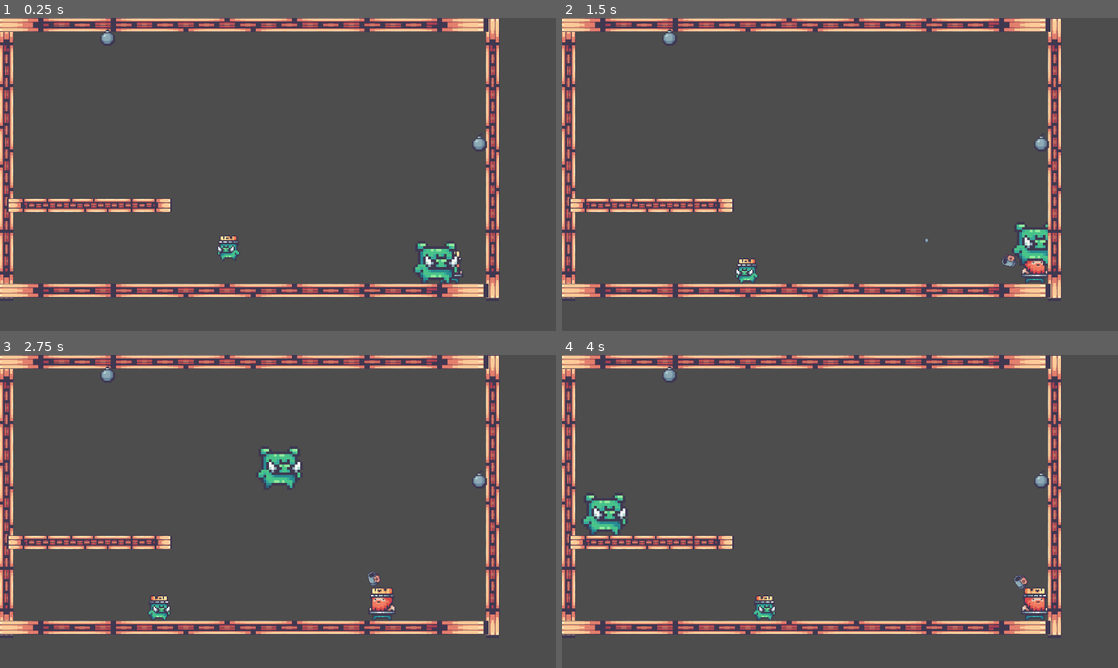
Above: before the commit, frames 1-4 (two rows, left to right).
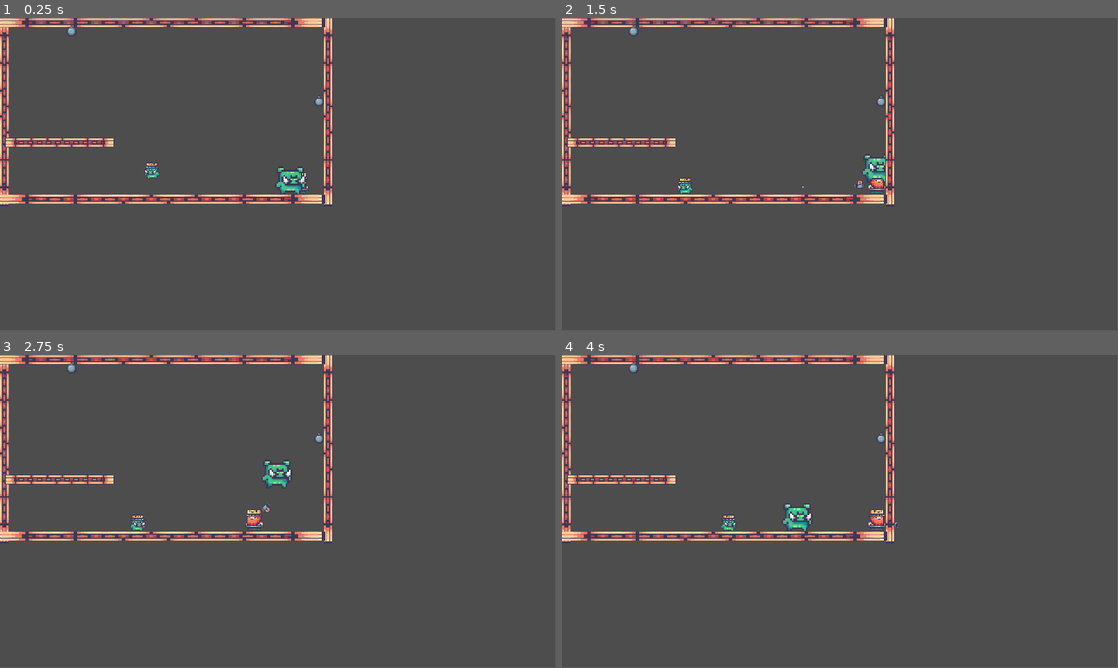
Above: after the commit, the same moments.

Repository: Assayyad0/Ball-of-Fat
Game: Godot game, scene res://scenes/levels/level_manager.tscn
The game is run twice, just before and just after one commit, with the same random seed, the same clock (stepped at 60 frames per second) and the same inputs.
Inputs (mouse positions are in pixels of both pictures, inside the frame that each line leads up to):
- Up to frame 1 (0.25 s): no input
- Up to frame 2 (1.5 s): move the mouse to (962, 158) at 0.52 s; hold D (right) from 0.53 s (still down); tap Space (grab) at 0.6 s; move the mouse to (728, 190) at 1.27 s; click (728, 190) at 1.35 s
- Up to frame 3 (2.75 s): move the mouse to (333, 442) at 2.02 s; release D (right) at 2.03 s; hold A (left) from 2.03 s (still down); tap Space (grab) at 2.1 s
- Up to frame 4 (4 s): move the mouse to (812, 574) at 2.77 s; release A (left) at 2.78 s; hold D (right) from 2.78 s (still down); click (812, 574) at 2.85 s; move the mouse to (1006, 558) at 3.52 s; tap Space (grab) at 3.6 s
In our replay, the window is 800x450 before the commit and 799x449 after it. These sizes can differ from the game's own. Grey fills any space a smaller window leaves; there, only what the larger window draws over its background counts as a difference.

The runs differ from the first frame. In frame 1, 12% of the frame differs, in the area x 0-90%, y 0-90%; in frame 2, 12%; in frame 3, 13%; in frame 4, 13%.

Commit message:
Update project settings

Diff:
--- a/project.godot
+++ b/project.godot
@@ -18,8 +18,8 @@
 
 [display]
 
-window/size/viewport_width=1280
-window/size/viewport_height=720
+window/size/viewport_width=1920
+window/size/viewport_height=1080
 
 [input]
 
@@ -45,11 +45,18 @@
 "events": [Object(InputEventKey,"resource_local_to_scene":false,"resource_name":"","device":-1,"window_id":0,"alt_pressed":false,"shift_pressed":false,"ctrl_pressed":false,"meta_pressed":false,"pressed":false,"keycode":0,"physical_keycode":32,"key_label":0,"unicode":32,"echo":false,"script":null)
 ]
 }
+interact={
+"deadzone": 0.5,
+"events": [Object(InputEventKey,"resource_local_to_scene":false,"resource_name":"","device":-1,"window_id":0,"alt_pressed":false,"shift_pressed":false,"ctrl_pressed":false,"meta_pressed":false,"pressed":false,"keycode":0,"physical_keycode":69,"key_label":0,"unicode":101,"echo":false,"script":null)
+, Object(InputEventKey,"resource_local_to_scene":false,"resource_name":"","device":-1,"window_id":0,"alt_pressed":false,"shift_pressed":false,"ctrl_pressed":false,"meta_pressed":false,"pressed":false,"keycode":0,"physical_keycode":70,"key_label":0,"unicode":102,"echo":false,"script":null)
+]
+}
 
 [layer_names]
 
 2d_physics/layer_2="Son"
 2d_physics/layer_3="Player"
+2d_physics/layer_4="Enemy"
 2d_physics/layer_7="HookPoints"
 
 [rendering]
